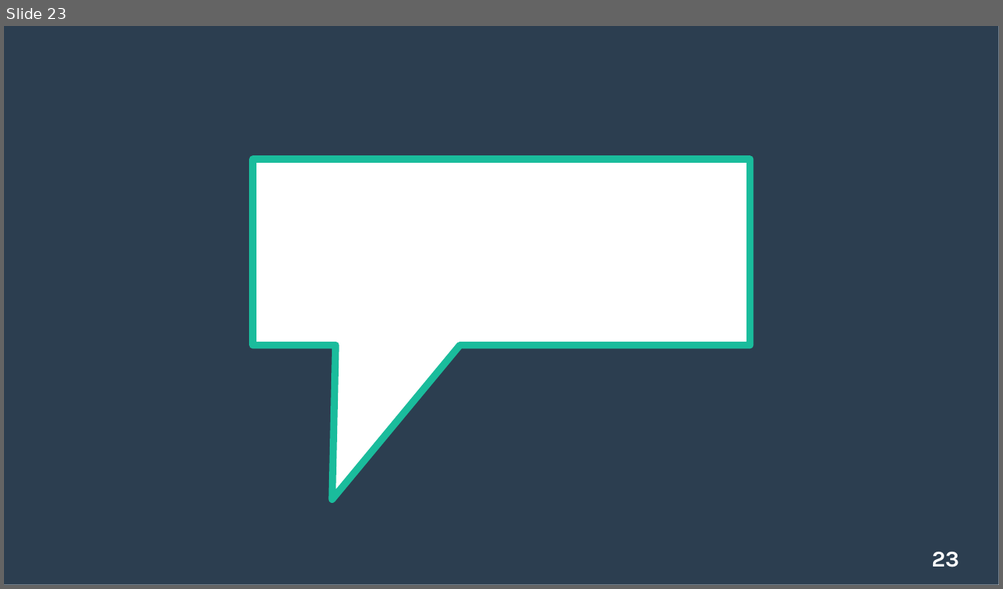
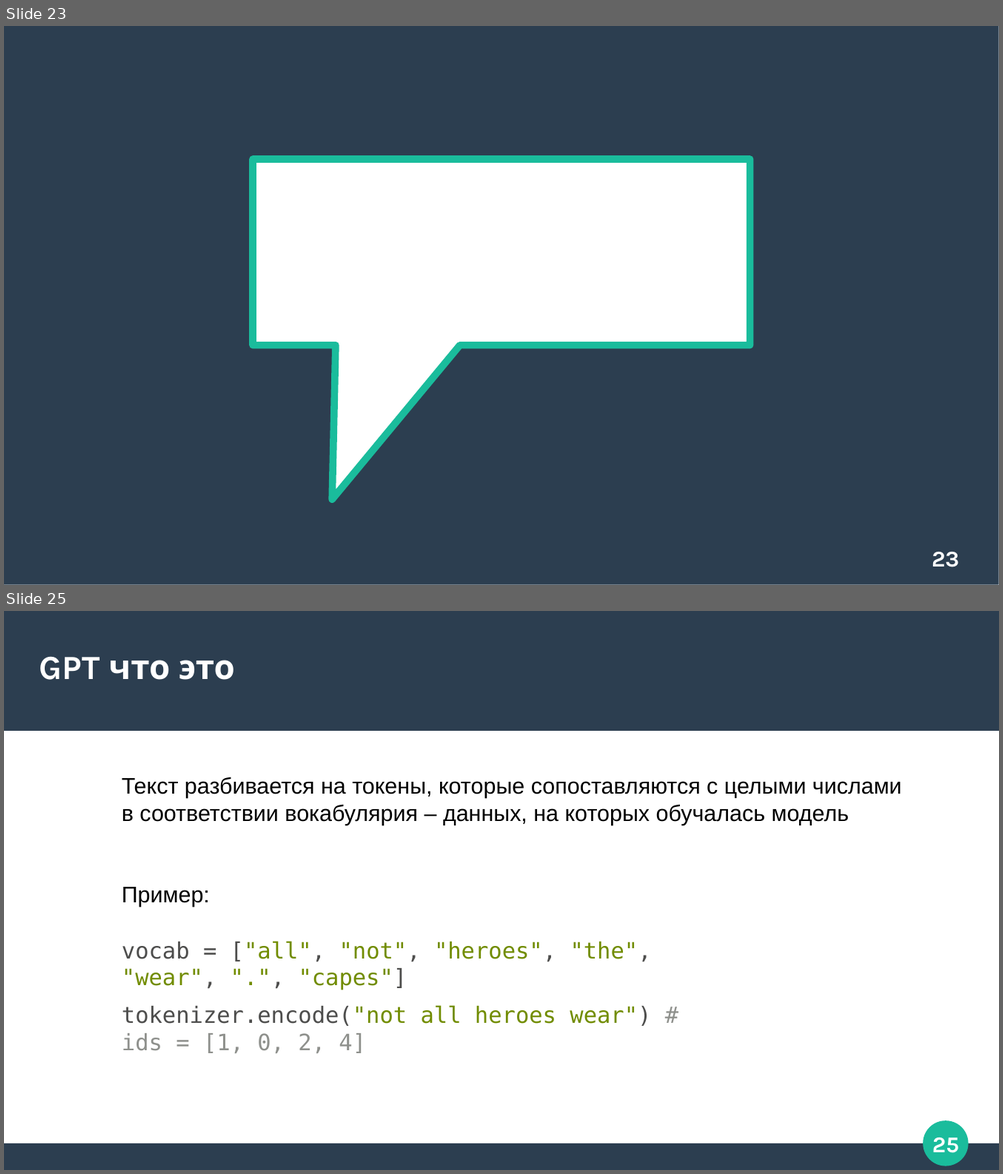
Before and after one commit to Zorinal/FilmBot, a slide deck: Трансфомеры.pptx. Shown one above the other, each under a label of ours: slide 23 before the commit, slides 23 and 25 after it; the slides between them are not shown. The pictures are 1003x589 and 1003x1174 pixels, drawn with LibreOffice and Linux fonts; fonts in the diff are those of the drawing. Boxes give left, top, right and bottom in pixels: in the first picture for what was removed or moved away, otherwise in the second. Text is boxed around its words. In the diff, an @@ line names an element or a change of style, - is before the commit and + after.

```diff
--- a/Трансфомеры.pptx
+++ b/Трансфомеры.pptx
@@ slide 25 added at (4, 611, 999, 1170), background #FFFFFF @@
@@ rectangle added at (4, 611, 999, 731), fill #2C3E50 @@
@@ title added at (40, 656, 235, 680), 27 pt, text #FFFFFF, bold @@
+GPT что это
@@ text added at (122, 777, 902, 906), 18 pt, text #000000 @@
+Текст разбивается на токены, которые сопоставляются с целыми числами в соответствии вокабулярия – данных, на которых обучалась модель
+Пример:
@@ text added at (122, 941, 652, 991), 18 pt, text #718C00 @@
+vocab = ["all", "not", "heroes", "the", "wear", ".", "capes"]
@@ text added at (122, 1005, 651, 1054), 18 pt, text #4D4D4C @@
+tokenizer.encode("not all heroes wear") # ids = [1, 0, 2, 4]
@@ ellipse added at (924, 1122, 968, 1166), fill #1ABC9C, outline #1ABC9C 0.85 pt @@
@@ page number added at (932, 1138, 959, 1153), 18 pt, text #FFFFFF, bold @@
+25
@@ rectangle added at (4, 1145, 999, 1170), fill #2C3E50 @@
```
Also in this commit, not shown: 2 slides changed, 3 other slides added.
